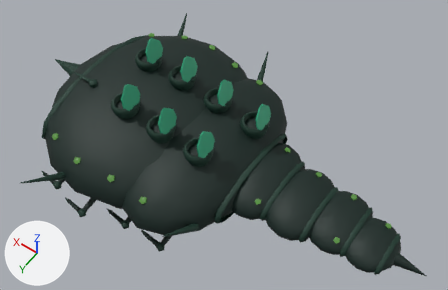
An edit to the glTF model docs/concept-art/models/thurible-pelagia.glb, drawn before and after from the same camera.
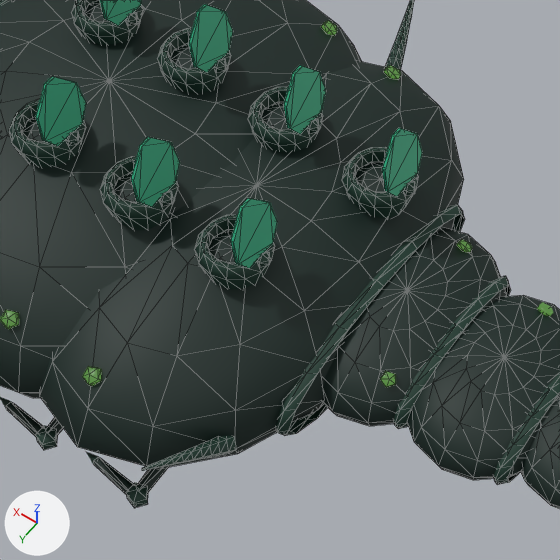
There are two pictures of each version: one whole from a 50 mm camera at (-51.8, 69.3, 113.9) aimed at (-1.4, -1.2, 3.0), one close up on the part from 24% to 72% of the width and 19% to 94% of the height. The axes (+X, +Y, +Z) are drawn at lower left. The lights are the same throughout. The first two pictures are the older version. The close-ups show mesh edges as thin lines. Where no turn or scale is listed for an object, it has been applied to the vertices. Vertices at exactly the same position are counted once.

Script lines for the objects in view, before the commit:
```python
me_mesh_12 = bpy.data.meshes.new('Mesh_12')
me_mesh_12.from_pydata(...)  # 57 vertices, 110 faces; spans x -9.07..-5.29, y 17.83..25.7, z -0.09..4.17
me_mesh_12.materials.append(mat_growth_ridge)  # dark green #14382c
me_mesh_18 = bpy.data.meshes.new('Mesh_18')
me_mesh_18.from_pydata(...)  # 75 vertices, 112 faces; spans x -3.22..3.22, y -3.3..3.3, z -1.2..2.4
me_mesh_18.materials.append(mat_growth_ridge)  # dark green #14382c
me_mesh_5 = bpy.data.meshes.new('Mesh_5')
me_mesh_5.from_pydata(...)  # 51 vertices, 64 faces; spans x -0.7..0.7, y -14.4..14.4, z -5.2..5.2
me_mesh_5.materials.append(mat_growth_ridge)  # dark green #14382c
ob_cell_s1_cup = bpy.data.objects.new('cell_s1_cup', me_mesh_18)
ob_cell_s1_cup.parent = ob_commune_thurible
ob_cell_s1_cup.location = (14.0, -6.5, 10.03)
ob_lobe_ring_4 = bpy.data.objects.new('lobe_ring_4', me_mesh_5)
ob_lobe_ring_4.location = (-10.5, 0.5, 0.0)
ob_rim_thorn_p1 = bpy.data.objects.new('rim_thorn_p1', me_mesh_12)
ob_rim_thorn_p1.location = (0.0, 0.0, 0.0)
# also in view: 'cell_p2_lid' at (-3.0, 7.5, 13.8); 'cell_p0_cup' at (19.0, 7.5, 10.6); 'cell_s3_lid' at (-8.0, -6.5, 12.6); 'lobe_ring_2' at (-27.5, 0.3, 0.0); 'cell_s3_cup' at (-6.0, -6.5, 7.8)
```
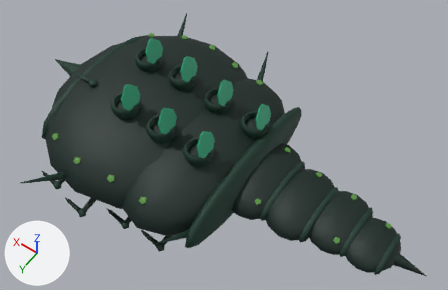
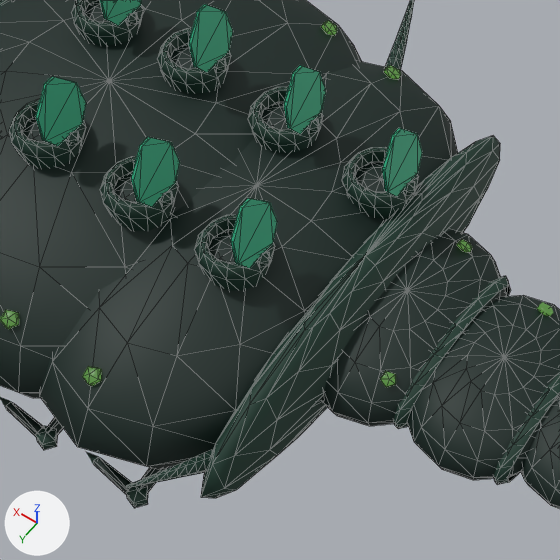
Boxes [x1, y1, x2, y2] around the edits, measured in the close-ups (560 x 560 px):
'lobe_rim_4', added: after [201, 136, 500, 498]
'lobe_ring_4', deleted: before [276, 205, 465, 436]
'rim_thorn_p1', moved: before [142, 436, 237, 471]; after [126, 450, 213, 488]

Edits to the bpy script that builds the scene:
```text
Change me_mesh_12:
    used by ob_rim_thorn_p1; location = (0.0, 0.0, 0.0)
    remove me_mesh_12.from_pydata(...)  # 57 vertices, 110 faces; spans x -9.07..-5.29, y 17.83..25.7, z -0.09..4.17
    add me_mesh_12.from_pydata(...)  # 57 vertices, 110 faces; spans x -9.07..-5.29, y 19.73..27.6, z -0.09..4.17
    me_mesh_12 part 1: the whole mesh is moved by (0.0, 1.9, 0.0)
Add me_mesh_5_1:
    me_mesh_5_1.from_pydata(...)  # 136 vertices, 224 faces; spans x -2.7..2.7, y -23.0..23.0, z -7.2..7.2
    me_mesh_5_1.materials.append(mat_growth_ridge)  # dark green #14382c
Remove ob_lobe_ring_4:
    ob_lobe_ring_4 = bpy.data.objects.new('lobe_ring_4', me_mesh_5)
    ob_lobe_ring_4.location = (-10.5, 0.5, 0.0)
Add ob_lobe_rim_4:
    ob_lobe_rim_4 = bpy.data.objects.new('lobe_rim_4', me_mesh_5_1)
    ob_lobe_rim_4.location = (-9.25, 0.5, 0.5)
```
